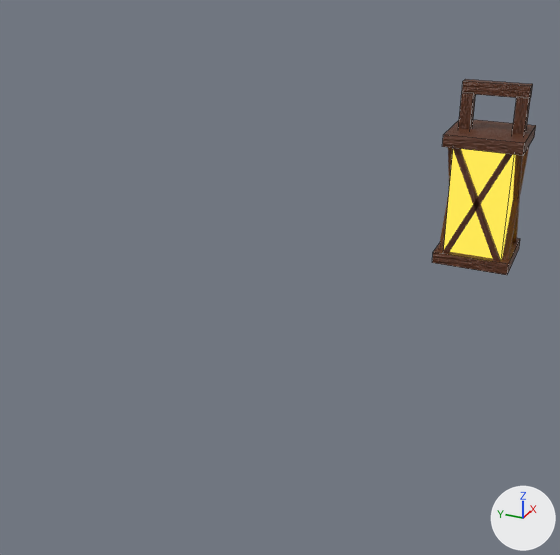
Renders of the Blender file lamplight-v1.blend from each side of a commit.
The view is the same before and after, from a 50 mm camera at (-26.5, -4.2, 11.1) aimed at (1.8, 8.6, -3.0). Lighting does not change. The marker at lower right points along +X, +Y and +Z. Mesh edges are drawn as thin lines on the coarser meshes.

The first picture shows 'Handle1', 'Handle1.001', 'Handle2', 'Light.001', 'X10', 'X5', 'X6', 'X9'.
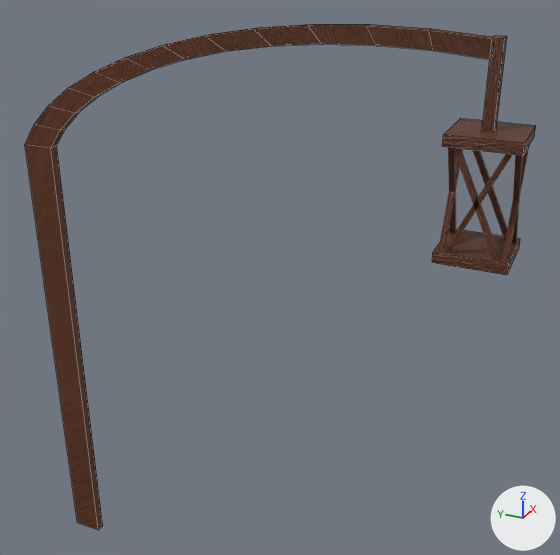
The newer file is also turned or shifted as a whole; pictures and numbers use the older file's frame.

Pixel boxes [x1, y1, x2, y2] of what changed, in the pictures (560 x 555 px):
'Handle1.002', added: after [25, 24, 492, 531]
'Light.001', hidden (yellow): before [444, 149, 515, 259]
'Handle1.001', moved, rescaled: before [458, 93, 476, 129]; after [482, 35, 507, 132]
'Handle2', deleted: before [462, 79, 533, 99]
'Handle1', deleted: before [512, 97, 531, 135]

The change, as a list of edits to the scene's bpy script:
```text
Add me_cube_002:
    me_cube_002.from_pydata(...)  # 56 vertices, 54 faces; spans x -1.0..1.0, y -26.9..1.0, z -16.6..5.7
    me_cube_002.materials.append(mat_wood)
Change ob_light_001:
    add ob_light_001.hide_set(True)
Remove ob_handle1:
    ob_handle1 = bpy.data.objects.new('Handle1', me_cube_015)
    ob_handle1.location = (0.0, -0.93, 5.23)
    ob_handle1.scale = (0.2, 0.2, 0.748)
Remove ob_handle2:
    ob_handle2 = bpy.data.objects.new('Handle2', me_cube_017)
    ob_handle2.location = (0.0, -0.05, 6.14)
    ob_handle2.rotation_euler = (-0.000824, 0.000722, 0.00149)  # degrees (0, 0, 0.1)
    ob_handle2.scale = (0.2, 1.09, 0.2)
Change ob_handle1_001:
    ob_handle1_001.location: (0.0, 0.85, 5.23) -> (0.0, 0.05, 5.97)
    ob_handle1_001.scale: (0.2, 0.2, 0.748) -> (0.2, 0.2, 1.83)
Add ob_handle1_002:
    ob_handle1_002 = bpy.data.objects.new('Handle1.002', me_cube_002)
    ob_handle1_002.location = (0.0, 19.42, 0.9)
    ob_handle1_002.scale = (0.2, 0.714, 1.23)
```
